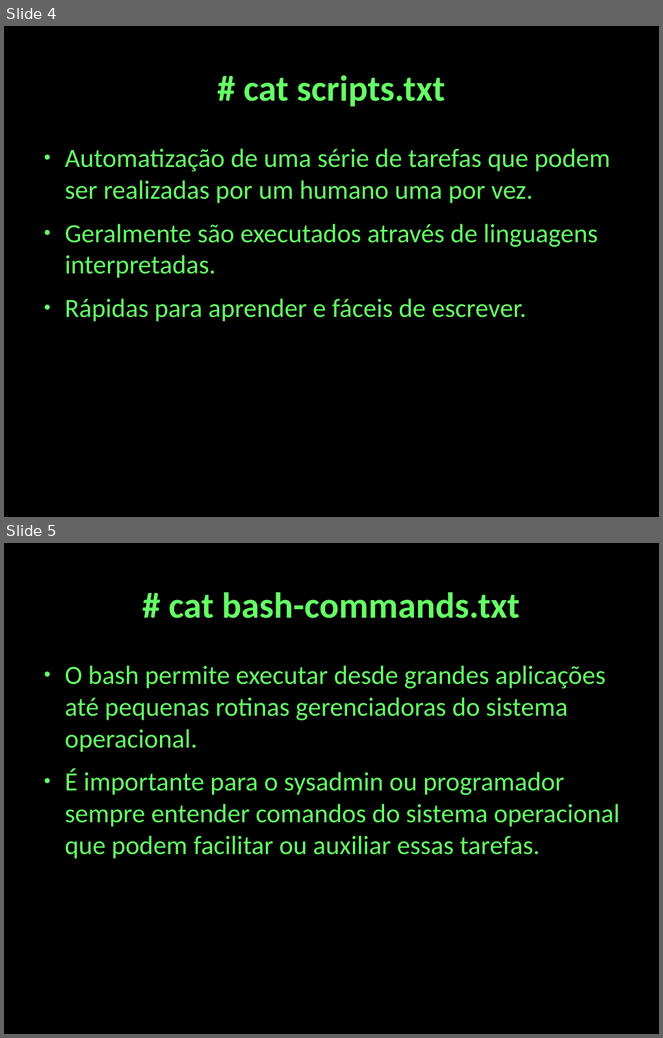
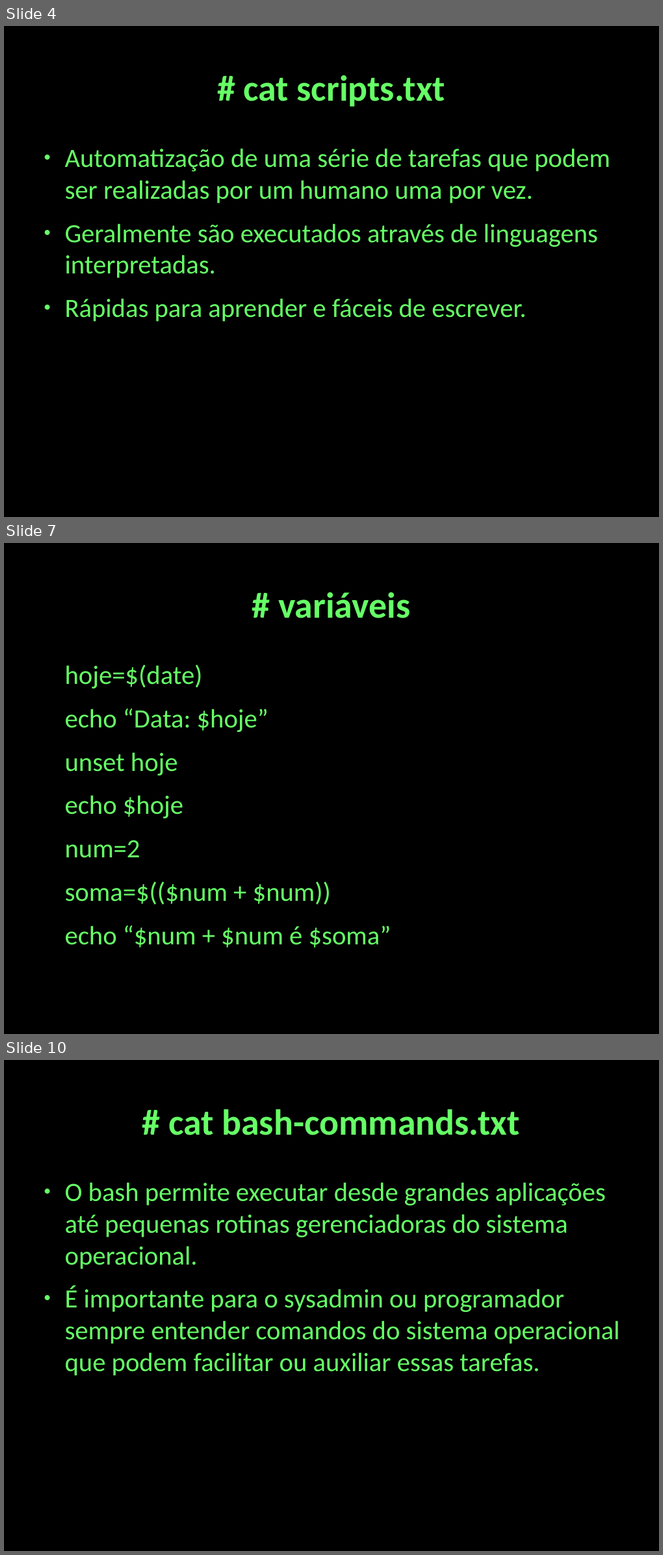
Before and after one commit to cjlcarvalho/presentations, a slide deck: shell-presentation.odp. Shown one above the other, each under a label of ours: slides 4 and 5 before the commit, slides 4, 7 and 10 after it; the slides between them are not shown. The pictures are 663x1038 and 663x1555 pixels, drawn with LibreOffice and Linux fonts; fonts in the diff are those of the drawing. Boxes give left, top, right and bottom in pixels: in the first picture for what was removed or moved away, otherwise in the second. Text is boxed around its words. In the diff, an @@ line names an element or a change of style, - is before the commit and + after.

```diff
--- a/shell-presentation.odp
+++ b/shell-presentation.odp
@@ slide 7 added at (4, 543, 659, 1034), background #000000 @@
@@ title added at (278, 592, 410, 618), 44 pt, text #66FF66, bold @@
+# variáveis
@@ text added at (65, 665, 391, 948), 32 pt, text #66FF66 @@
+hoje=$(date)
+echo “Data: $hoje”
+unset hoje
+echo $hoje
+num=2
+soma=$(($num + $num))
+echo “$num + $num é $soma”
@@ what was slide 5 is now slide 10 @@
```
Also in this commit, not shown: 1 slide changed, 13 other slides added, 2 other files.
